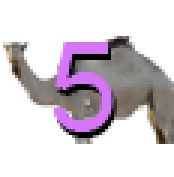
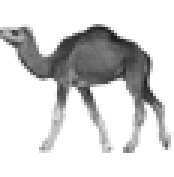
Layer changes from the first 174 × 177 image to the second:
hid "Label", painted on it over (51, 42, 123, 132)
hid "Label Shadow", painted on it over (54, 48, 120, 138)
renamed "Layer 1" to "Layer 2", painted on it over (0, 24, 174, 153)
